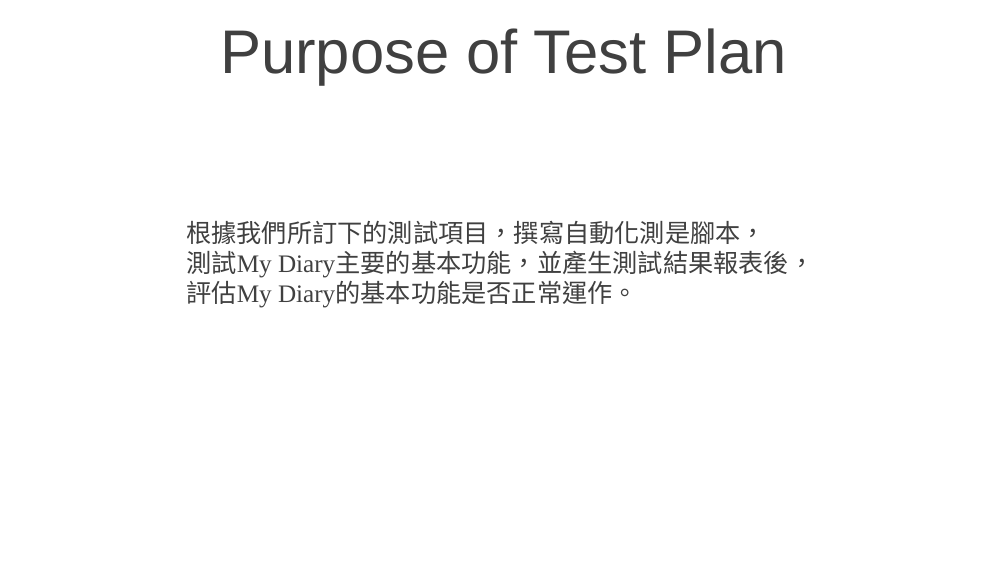
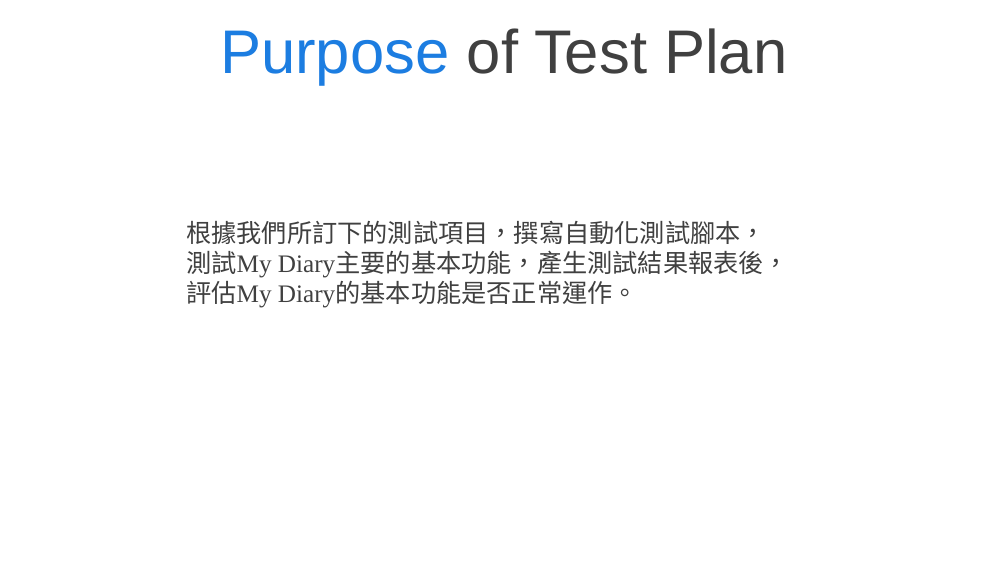
Before and after one commit to andyy0123/STV_finalProject, a slide deck: slide 4 of midterm.pptx. Drawn at 1008x567 pixels with LibreOffice and Linux fonts; fonts in the diff are those of the drawing; background and template pictures are left out. Boxes give left, top, right and bottom in pixels: in the first picture for what was removed or moved away, otherwise in the second. Text is boxed around its words. In the diff, an @@ line names an element or a change of style, - is before the commit and + after.

```diff
--- a/midterm.pptx
+++ b/midterm.pptx
@@ title "Purpose of Test Plan" at (220,28,787,85): text colour #404040 to #1C7DE1 in "Purpose" @@
@@ text at (186,221,789,278): text changed @@
-根據我們所訂下的測試項目，撰寫自動化測是腳本，
-測試My Diary主要的基本功能，並產生測試結果報表後，
+根據我們所訂下的測試項目，撰寫自動化測試腳本，
+測試My Diary主要的基本功能，產生測試結果報表後，
```
Also in this commit, not shown: 12 other slides changed, 1 slide added, 2 other files.
